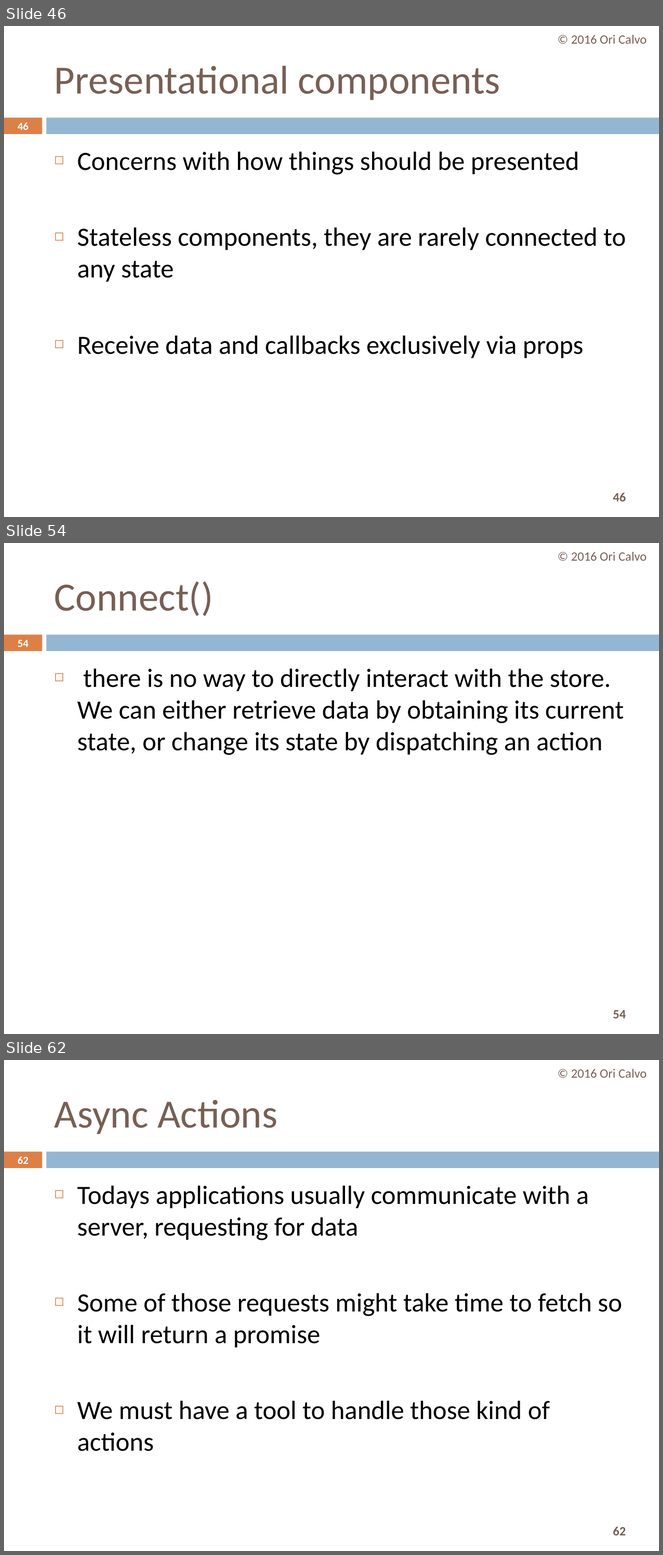
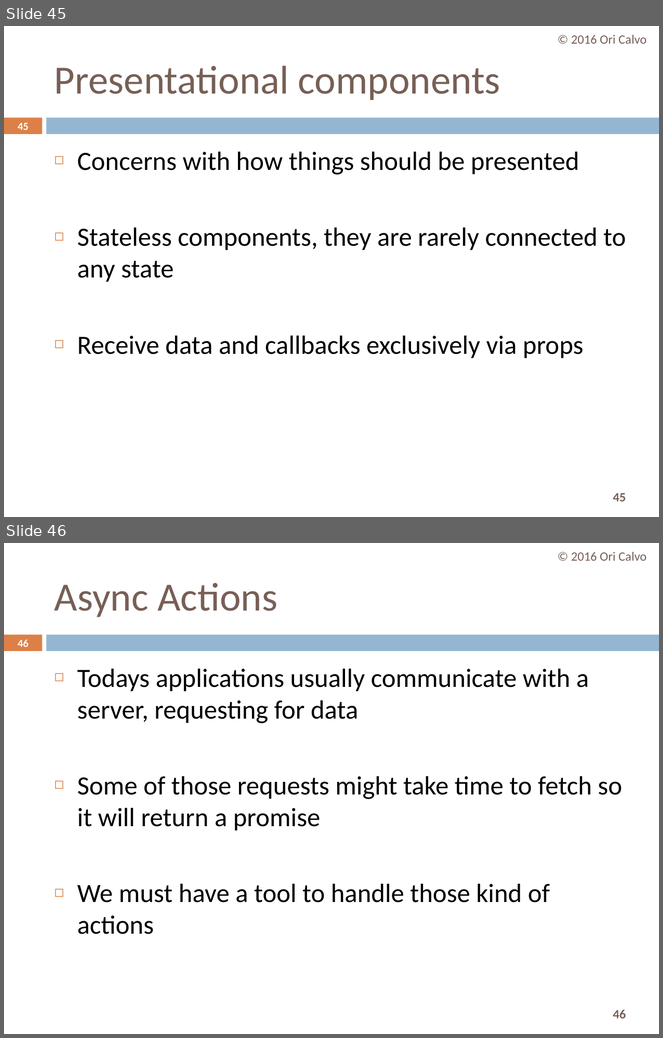
Before and after one commit to oricalvo/course-amdocs-angular, a slide deck: PPTs/09 Redux.pptx. Shown one above the other, each under a label of ours: slides 46, 54 and 62 before the commit, slides 45 and 46 after it; the slides between them are not shown. The pictures are 663x1555 and 663x1038 pixels, drawn with LibreOffice and Linux fonts; fonts in the diff are those of the drawing. Boxes give left, top, right and bottom in pixels: in the first picture for what was removed or moved away, otherwise in the second. Text is boxed around its words. In the diff, an @@ line names an element or a change of style, - is before the commit and + after.

```diff
--- a/PPTs/09 Redux.pptx
+++ b/PPTs/09 Redux.pptx
@@ slide 54 removed at box(4, 543, 659, 1034), background #FFFFFF; not listed: 3 template elements that a slide beside it also shows @@
@@ text removed at box(571, 552, 647, 561) @@
-© 2016 Ori Calvo
@@ title removed at box(54, 581, 214, 616) @@
-Connect()
@@ page number removed at box(18, 640, 28, 647) @@
-54
@@ text removed at box(77, 668, 624, 755) @@
-◻ there is no way to directly interact with the store. We can either retrieve data by obtaining its current state, or change its state by dispatching an action
@@ what was slide 46 is now slide 45 @@
@@ page number at box(18, 123, 28, 130): text changed @@
-46
+45
@@ page number at box(613, 493, 626, 502): text changed @@
-46
+45
@@ what was slide 62 is now slide 46 @@
@@ page number at box(18, 640, 28, 647): text changed @@
-62
+46
@@ page number at box(613, 1010, 626, 1019): text changed @@
-62
+46
```
Also in this commit, not shown: 1 slide changed, 15 other slides removed.
